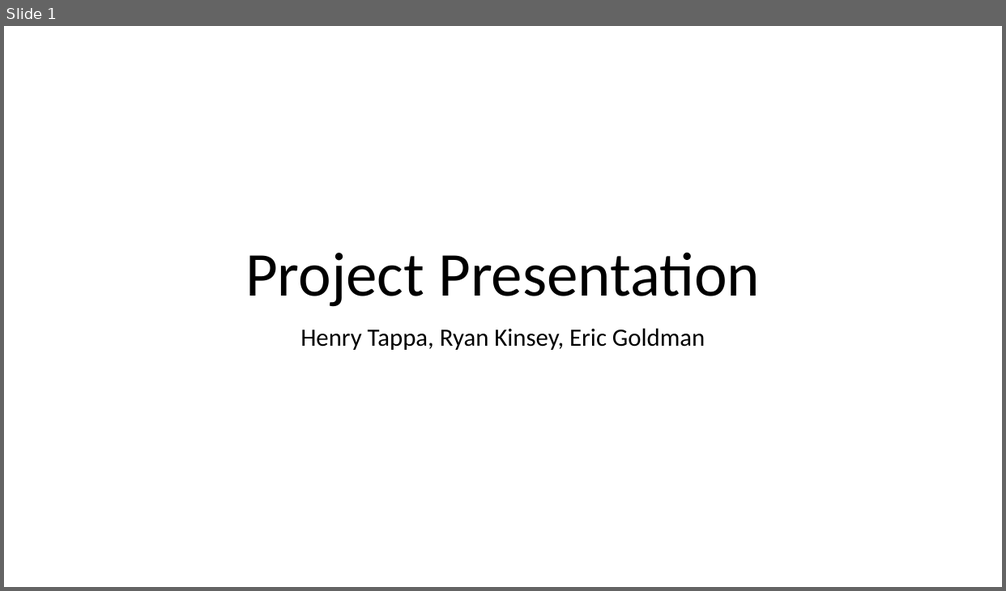
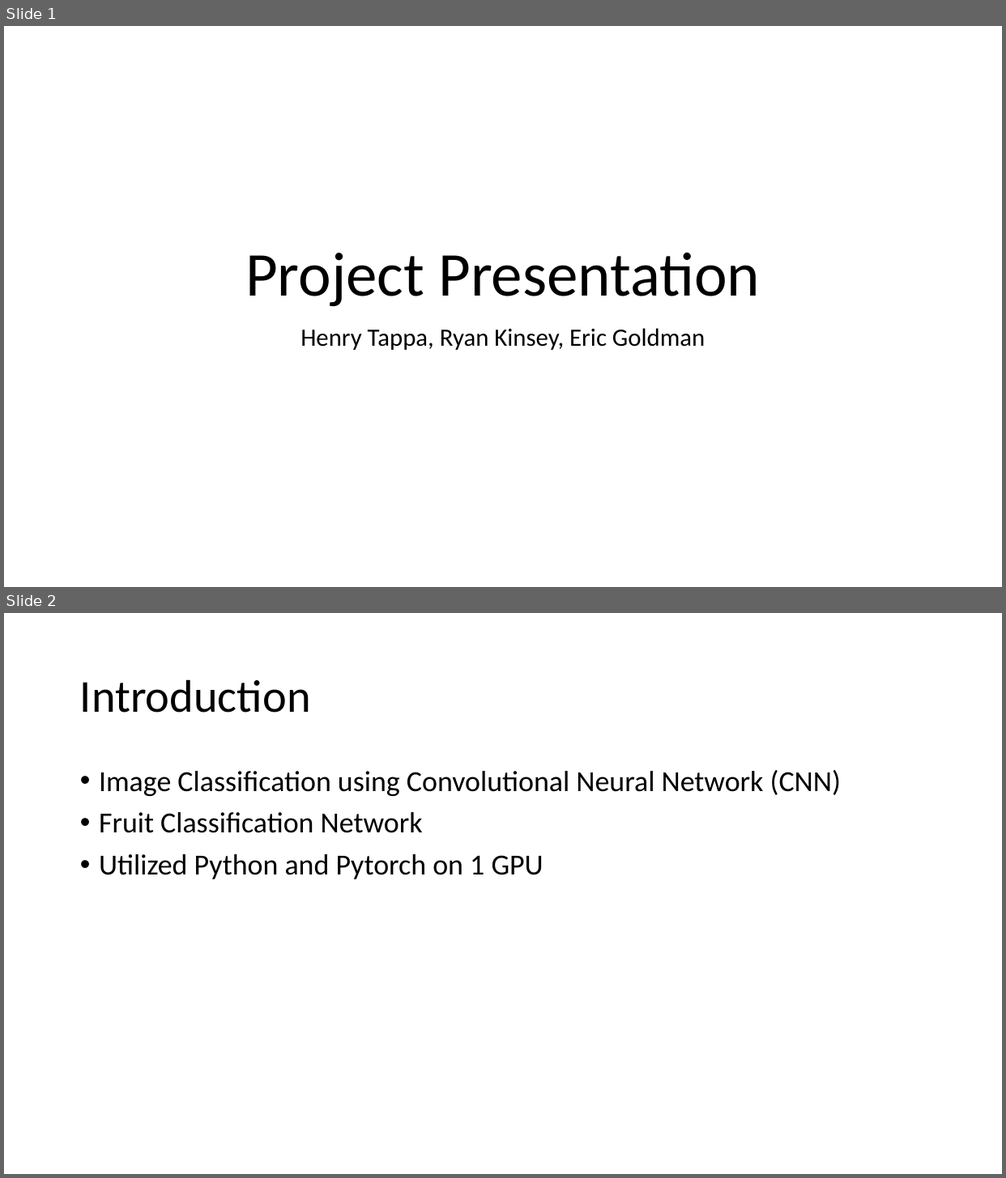
Before and after one commit to htappa/CNN-ImageClassification, a slide deck: Final-Group-Presentation/Group4ProjectPresentation.pptx. Shown one above the other, each under a label of ours: slide 1 before the commit, slides 1 and 2 after it. The pictures are 1006x591 and 1006x1178 pixels, drawn with LibreOffice and Linux fonts; fonts in the diff are those of the drawing. Boxes give left, top, right and bottom in pixels: in the first picture for what was removed or moved away, otherwise in the second. Text is boxed around its words. In the diff, an @@ line names an element or a change of style, - is before the commit and + after.

```diff
--- a/Final-Group-Presentation/Group4ProjectPresentation.pptx
+++ b/Final-Group-Presentation/Group4ProjectPresentation.pptx
@@ slide 2 added at (4, 613, 1002, 1174), background #FFFFFF @@
@@ title added at (80, 679, 311, 713), 44 pt, text #000000 @@
+Introduction
@@ text added at (99, 770, 841, 879), 28 pt, text #000000 @@
+• Image Classification using Convolutional Neural Network (CNN)
+• Fruit Classification Network
+• Utilized Python and Pytorch on 1 GPU
```
Also in this commit, not shown: 8 other slides added, 1 other file.
